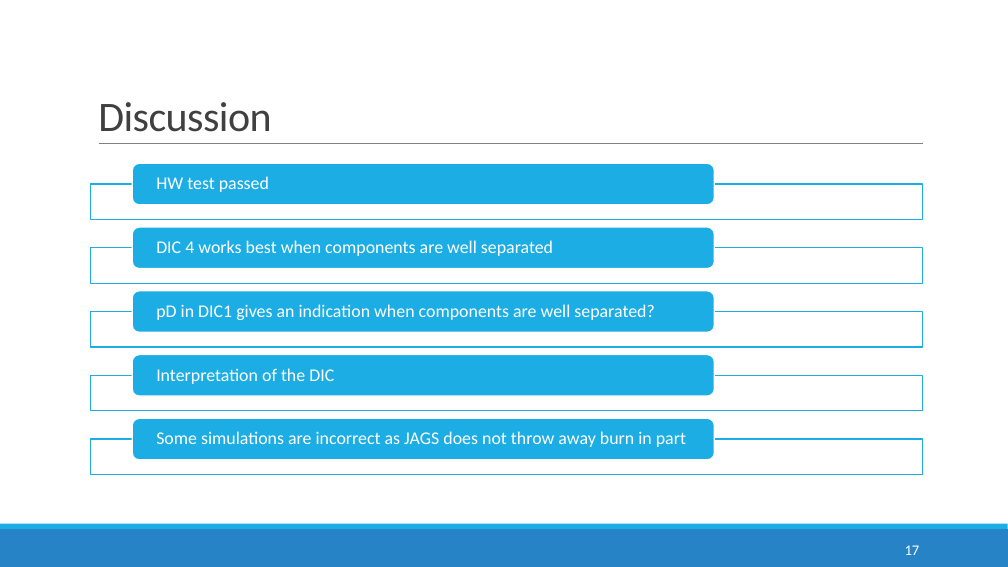
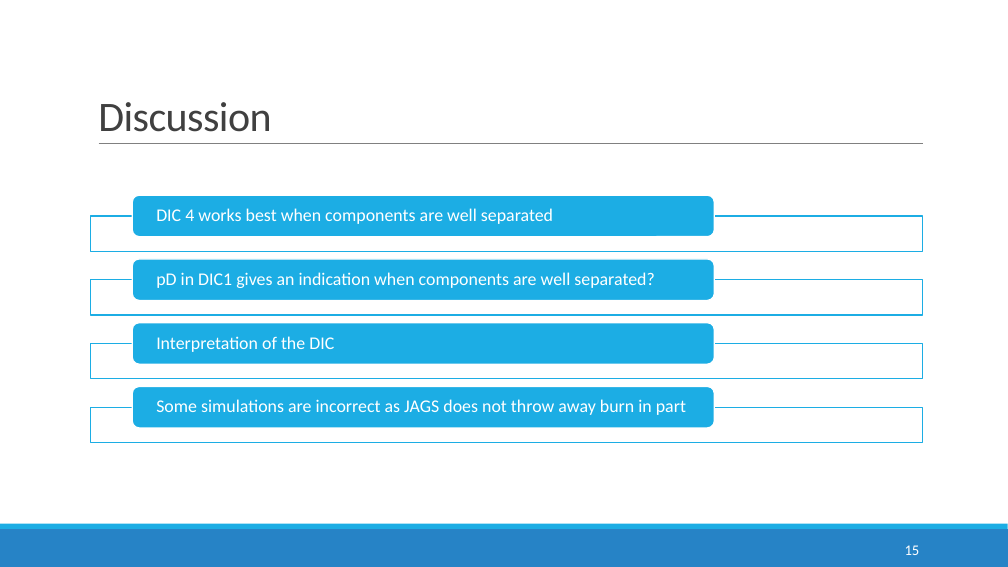
Before and after one commit to anirudhtomer/MScThesis, a slide deck: slide 15 of mid term presentation.pptx (slide 17 before the commit). Drawn at 1008x567 pixels with LibreOffice and Linux fonts; fonts in the diff are those of the drawing; background and template pictures are left out. Boxes give left, top, right and bottom in pixels: in the first picture for what was removed or moved away, otherwise in the second. Text is boxed around its words. In the diff, an @@ line names an element or a change of style, - is before the commit and + after.

```diff
--- a/mid term presentation.pptx
+++ b/mid term presentation.pptx
@@ text removed at <box>156,176,269,192</box> @@
-HW test passed
@@ 4 texts, 1 rounded rectangle, 1 rectangle: place and size @@
-4 texts, 1 rounded rectangle, 1 rectangle at <box>91,240,923,460</box>
+4 texts, 1 rounded rectangle, 1 rectangle at <box>91,208,923,428</box>
@@ 3 rounded rectangles, 2 rectangles: place and size @@
-3 rounded rectangles, 2 rectangles at <box>91,163,923,411</box>
+3 rounded rectangles, 2 rectangles at <box>91,195,923,443</box>
@@ rectangle: place and size @@
-rectangle at <box>91,185,923,220</box>
+rectangle at <box>91,280,923,315</box>
@@ rounded rectangle removed at <box>132,355,715,396</box> @@
@@ rectangle removed at <box>91,439,923,475</box> @@
@@ page number at <box>905,545,920,555</box>: text changed @@
-17
+15
```
Also in this commit, not shown: 8 other slides changed, 2 slides added, 4 slides removed, 9 other files.
